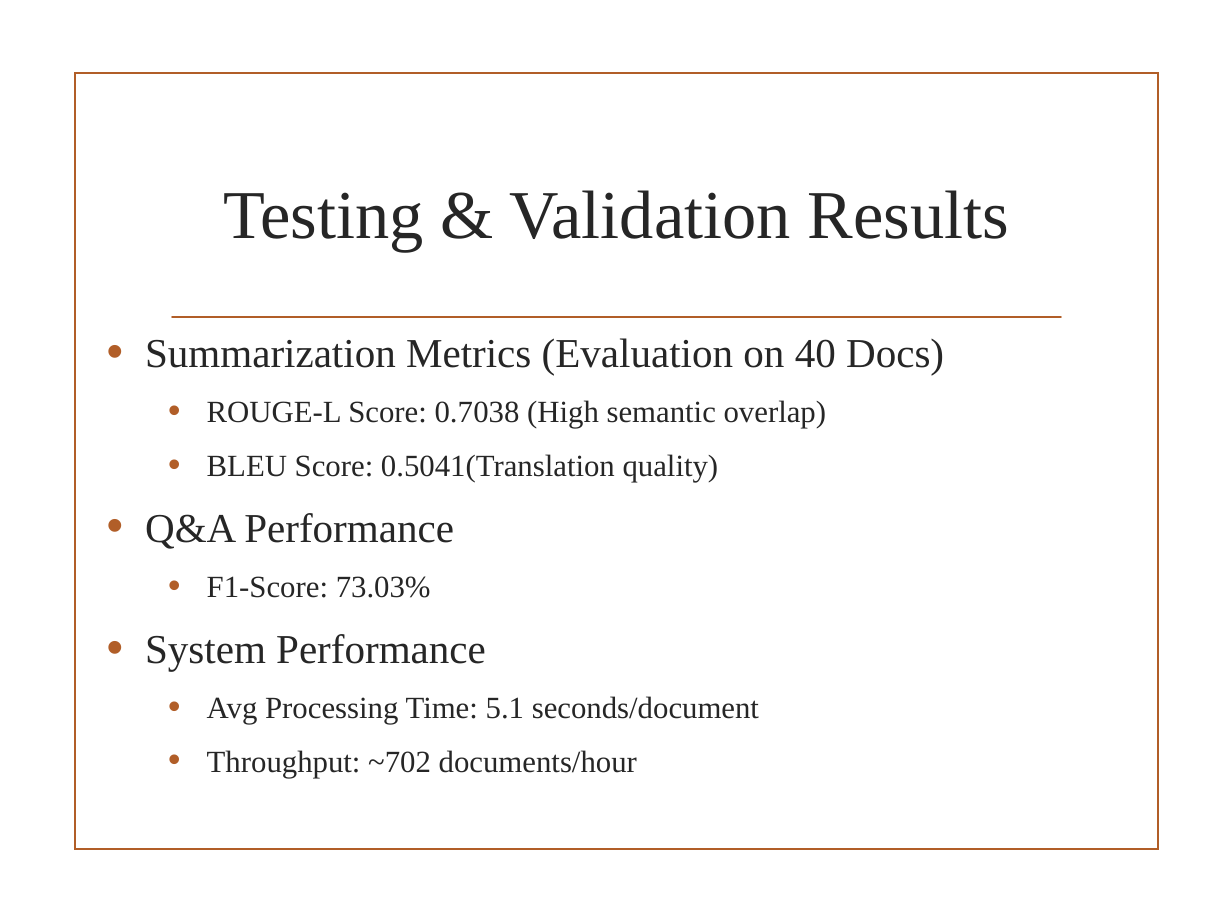
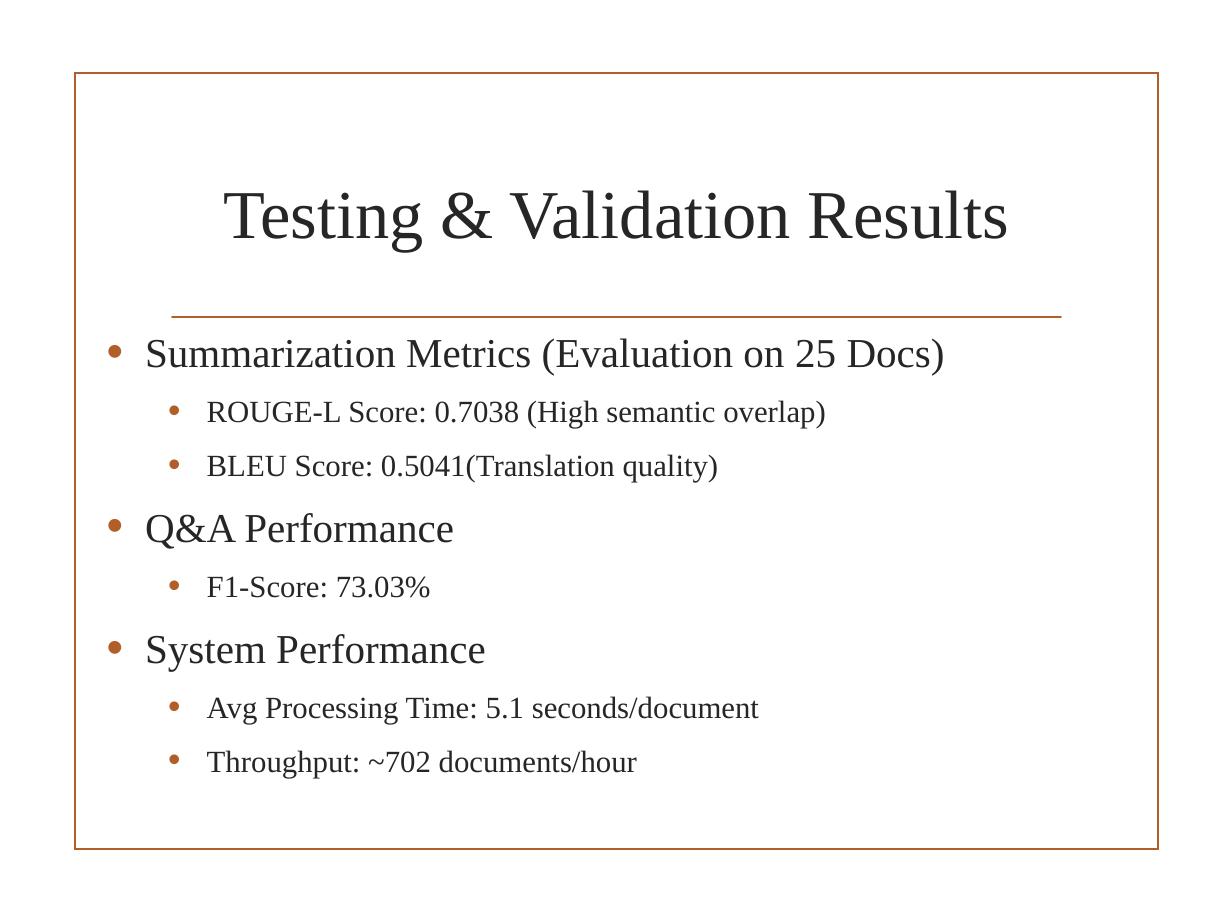
Before and after one commit to VedantKale106/B.Tech-Project-Files, a slide deck: slide 18 of PPT Review 1.pptx (slide 15 before the commit). Drawn at 1232x924 pixels with LibreOffice and Linux fonts; fonts in the diff are those of the drawing; background and template pictures are left out. Boxes give left, top, right and bottom in pixels: in the first picture for what was removed or moved away, otherwise in the second. Text is boxed around its words. In the diff, an @@ line names an element or a change of style, - is before the commit and + after.

```diff
--- a/PPT Review 1.pptx
+++ b/PPT Review 1.pptx
@@ text at bbox=[145, 338, 945, 375]: text changed @@
-• Summarization Metrics (Evaluation on 40 Docs)
+• Summarization Metrics (Evaluation on 25 Docs)
```
Also in this commit, not shown: 5 other slides changed, 7 slides added, 2 slides removed.
